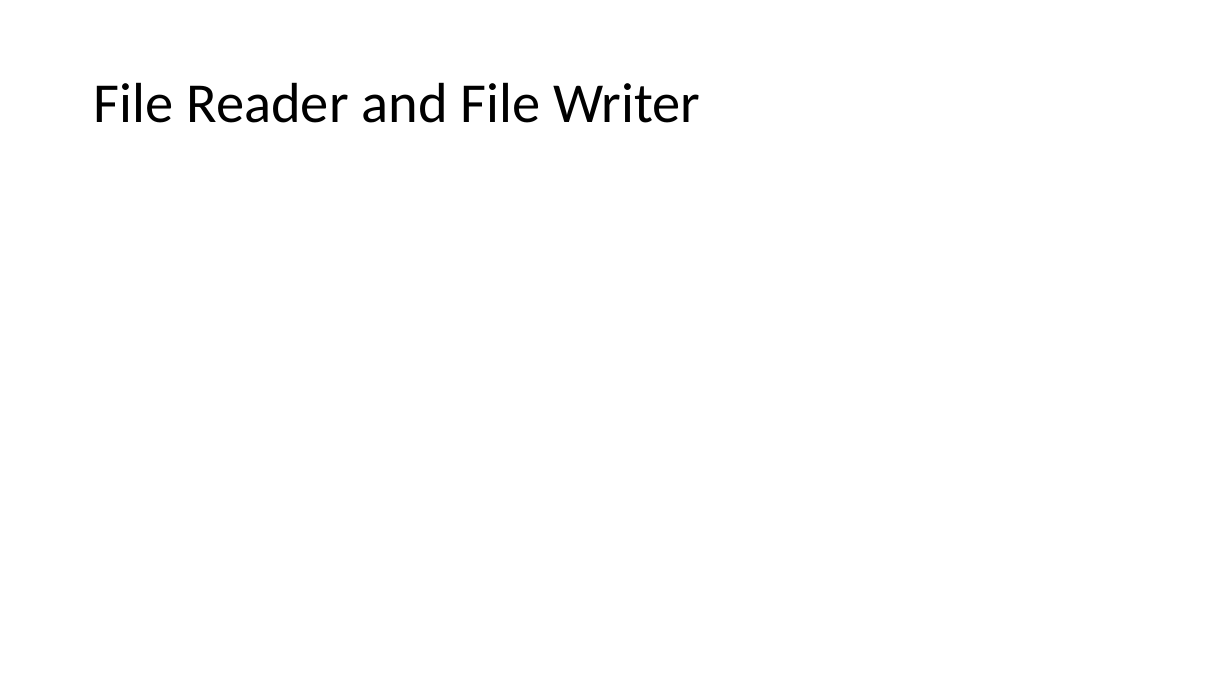
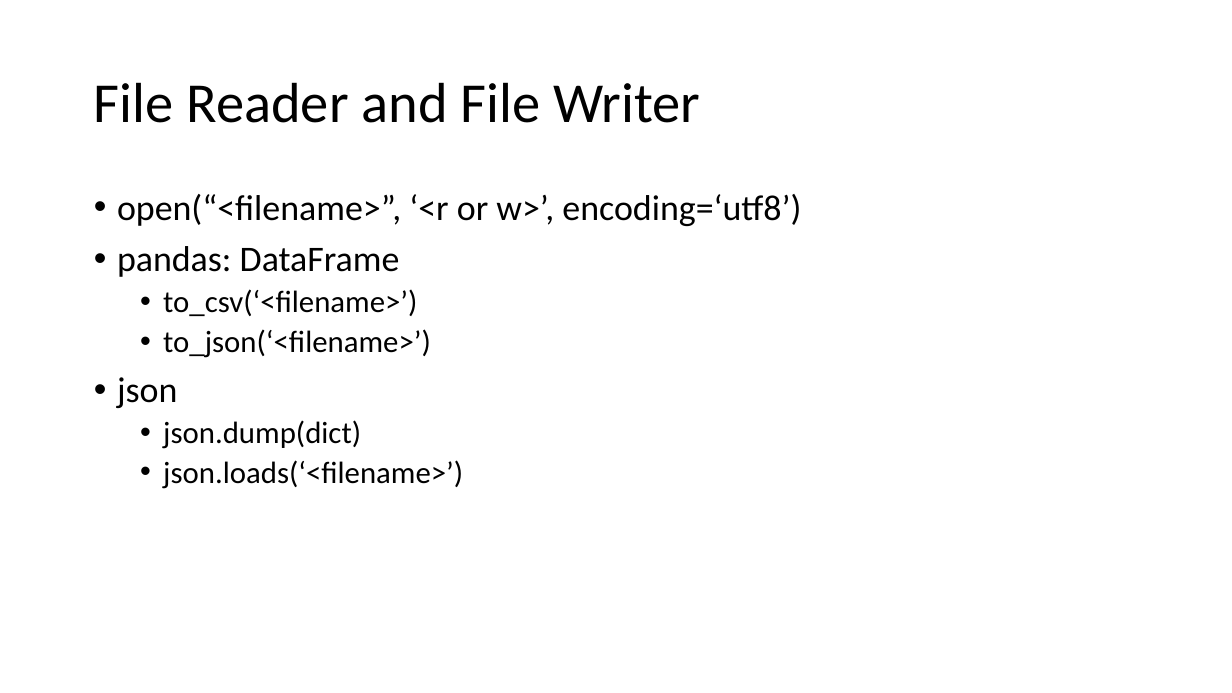
Before and after one commit to GoatWang/pythonTutorial, a slide deck: slide 4 of Python_2_20170927.pptx. Drawn at 1232x693 pixels with LibreOffice and Linux fonts; fonts in the diff are those of the drawing. Boxes give left, top, right and bottom in pixels: in the first picture for what was removed or moved away, otherwise in the second. Text is boxed around its words. In the diff, an @@ line names an element or a change of style, - is before the commit and + after.

```diff
--- a/Python_2_20170927.pptx
+++ b/Python_2_20170927.pptx
@@ text added at box(117, 194, 801, 489), 24 pt, text #000000 @@
+• open(“<filename>”, ‘<r or w>’, encoding=‘utf8’)
+• pandas: DataFrame
+  • to_csv(‘<filename>’)
+  • to_json(‘<filename>’)
+• json
+  • json.dump(dict)
+  • json.loads(‘<filename>’)
```
Also in this commit, not shown: 2 other slides changed, 3 other files.
